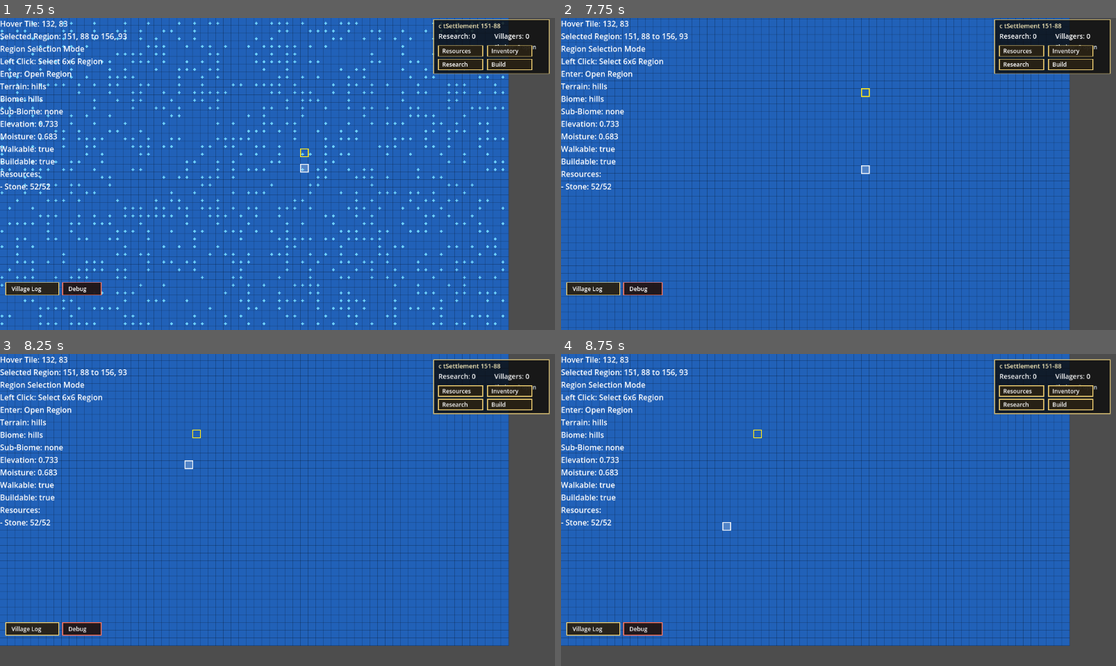
Above: before the commit, frames 1-4 (two rows, left to right).
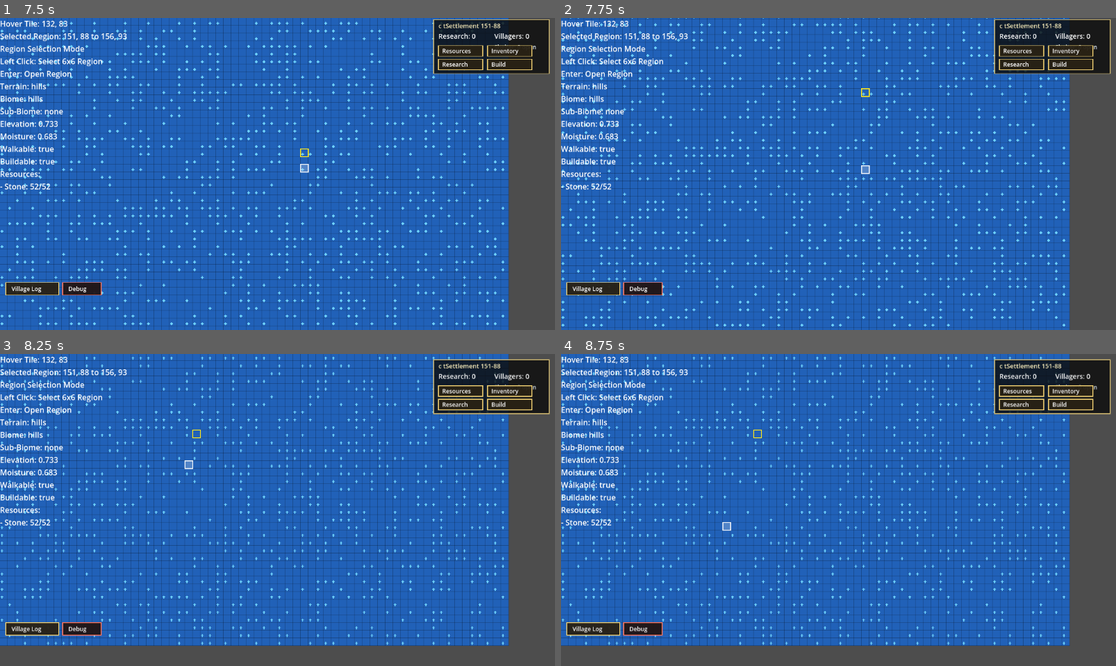
Above: after the commit, the same moments.

Repository: Shaladar79/era-span-sim
Game: Godot game, scene res://scenes/main/Main.tscn
Two runs of this game, one before a commit and one after it. Both use one fixed random seed, a clock stepped at 60 frames per second and the inputs below.
Inputs (mouse positions are in pixels of both pictures, inside the frame that each line leads up to):
- Up to frame 1 (7.5 s): click "New Game" at 0.5 s; click "Confirm World" at 1.25 s; tap Enter at 2, 5, 7.25 s; move the mouse to (399, 158) at 2.02 s; hold Right (ui_right) 2.03-2.75 s; tap T at 2.1, 3.8, 5.3 s; click (399, 158) at 2.17 s; tap Space at 2.27, 3.5, 5.27, 6.5 s; drag from (166, 189) to (249, 236) at 2.77 s; move the mouse to (333, 105) at 3.52 s; hold Right (ui_right) 3.53-4.25 s; tap R at 3.6 s; drag from (249, 236) to (111, 127) at 4.27 s; move the mouse to (444, 220) at 5.02 s; hold Left (ui_left) 5.03-5.75 s; tap C at 5.1 s; click "Start Region" at 5.75 s; drag from (111, 127) to (194, 96) at 6.52 s; move the mouse to (305, 174) at 7.27 s; hold Down (ui_down) from 7.28 s (still down); tap Keypad Enter at 7.35 s; click (305, 174) at 7.42 s
- Up to frame 2 (7.75 s): keep holding Down (ui_down); tap T at 7.55 s
- Up to frame 3 (8.25 s): release Down (ui_down) at 8 s; drag from (194, 432) to (166, 525) at 8.02 s
- Up to frame 4 (8.75 s): no input

Frame 1 is identical in both runs. In frame 2, 3.2% of the frame differs, in the area x 0-91%, y 0-99%; in frame 3, 2.5%; in frame 4, 2.5%.

Commit message:
Add torch protection light source hooks

Diff:
--- a/scripts/region/region.gd
+++ b/scripts/region/region.gd
@@ -413,6 +413,11 @@
             "building_instance_id": int(building_data.get("instance_id", 0))
         })
 
+    var villager_sources: Array = villager_manager.get_villager_protection_light_sources()
+
+    for source_index in range(villager_sources.size()):
+        protection_sources.append(villager_sources[source_index])
+
     return protection_sources
 
 
@@ -570,6 +575,13 @@
 
 
 func _unhandled_input(event: InputEvent) -> void:
+    if event is InputEventKey:
+        var key_event := event as InputEventKey
+
+        if key_event.pressed and not key_event.echo and key_event.keycode == KEY_T:
+            debug_give_torch_to_first_living_villager()
+            return
+
     input_controller.handle_unhandled_input(event)
 
 
@@ -2236,6 +2248,7 @@
         REGION_TILE_SIZE,
         show_resource_markers,
         show_campfire_radius,
+        get_active_protection_light_sources(),
         building_manager,
         villager_manager,
         wild_animal_manager.get_active_animals(),
@@ -2760,3 +2773,11 @@
         and tile_position.x < REGION_WIDTH
         and tile_position.y < REGION_HEIGHT
     )
+
+func debug_give_torch_to_first_living_villager() -> void:
+    var message: String = villager_manager.debug_give_torch_to_first_living_villager()
+
+    if message != "":
+        add_village_log_message(message)
+
+    queue_redraw()
--- a/scripts/region/region_renderer.gd
+++ b/scripts/region/region_renderer.gd
@@ -41,6 +41,7 @@
     region_tile_size: int,
     show_resource_markers: bool,
     show_campfire_radius: bool,
+    protection_light_sources: Array,
     building_manager: RegionBuildingManager,
     villager_manager: VillagerManager,
     wild_animals: Array,
@@ -78,9 +79,9 @@
         )
 
     if show_campfire_radius:
-        draw_protection_light_radius_markers(
-        canvas,
-        building_manager,
+     draw_protection_light_radius_markers(
+        canvas,
+        protection_light_sources,
         region_tile_size
     )
 
@@ -321,65 +322,59 @@
 
 func draw_protection_light_radius_markers(
     canvas: CanvasItem,
-    building_manager: RegionBuildingManager,
-    region_tile_size: int
-) -> void:
-    var manager_buildings: Array = building_manager.get_buildings()
-
-    for building_index in range(manager_buildings.size()):
-        var building_variant: Variant = manager_buildings[building_index]
-
-        if typeof(building_variant) != TYPE_DICTIONARY:
+    protection_light_sources: Array,
+    region_tile_size: int
+) -> void:
+    for source_index in range(protection_light_sources.size()):
+        var source_variant: Variant = protection_light_sources[source_index]
+
+        if typeof(source_variant) != TYPE_DICTIONARY:
             continue
 
-        var building_data: Dictionary = building_variant
-        var building_id: String = str(building_data.get("id", ""))
-
-        if not ProtectionLightData.is_protection_light_building(building_id):
-            continue
-
-        if not building_manager.is_protection_light_building_lit(building_data):
-            continue
+        var source_data: Dictionary = source_variant
 
         draw_protection_light_radius_marker(
             canvas,
-            building_data,
+            source_data,
             region_tile_size
         )
 
 func draw_protection_light_radius_marker(
     canvas: CanvasItem,
-    building_data: Dictionary,
-    region_tile_size: int
-) -> void:
-    var building_id: String = str(building_data.get("id", ""))
-    var tile_x: int = int(building_data.get("x", 0))
-    var tile_y: int = int(building_data.get("y", 0))
-    var width: int = int(building_data.get("width", 2))
-    var height: int = int(building_data.get("height", 2))
-
-    var base_radius: int = int(building_data.get("campfire_radius", RegionBuildingData.CAMPFIRE_BUILD_RADIUS))
-    var radius_scale: float = ProtectionLightData.get_radius_scale_for_building(building_id)
+    source_data: Dictionary,
+    region_tile_size: int
+) -> void:
+    var source_tile: Vector2i = source_data.get("tile", Vector2i(-1, -1))
+
+    if source_tile.x < 0 or source_tile.y < 0:
+        return
+
+    var radius_scale: float = max(0.0, float(source_data.get("radius_scale", 1.0)))
+
+    if radius_scale <= 0.0:
+        return
+
+    var base_radius: int = RegionBuildingData.CAMPFIRE_BUILD_RADIUS
     var scaled_radius: float = float(base_radius) * radius_scale
 
-    var center_tile := Vector2(
-        float(tile_x) + float(width) / 2.0,
-        float(tile_y) + float(height) / 2.0
-    )
-
     var center_world := Vector2(
-        center_tile.x * region_tile_size,
-        center_tile.y * region_tile_size
+        float(source_tile.x) * float(region_tile_size) + float(region_tile_size) / 2.0,
+        float(source_tile.y) * float(region_tile_size) + float(region_tile_size) / 2.0
     )
 
     var radius_pixels: float = scaled_radius * float(region_tile_size)
+    var source_id: String = str(source_data.get("source_id", ""))
 
     var fill_color := Color(1.0, 0.55, 0.12, 0.12)
     var outline_color := Color(1.0, 0.65, 0.20, 0.85)
 
-    if building_id == RegionBuildingData.BUILDING_BONFIRE:
+    if source_id == ProtectionLightData.SOURCE_BONFIRE:
         fill_color = Color(1.0, 0.30, 0.08, 0.10)
         outline_color = Color(1.0, 0.42, 0.12, 0.92)
+
+    elif source_id == ProtectionLightData.SOURCE_TORCH:
+        fill_color = Color(1.0, 0.92, 0.25, 0.10)
+        outline_color = Color(1.0, 0.92, 0.35, 0.90)
 
     canvas.draw_circle(
         center_world,
--- a/scripts/region/villager_manager.gd
+++ b/scripts/region/villager_manager.gd
@@ -1096,6 +1096,100 @@
 
 func get_villagers() -> Array:
     return villagers
+
+func villager_has_belonging(
+    villager_data: Dictionary,
+    item_id: String
+) -> bool:
+    if item_id == "":
+        return false
+
+    var belongings: Array = villager_data.get("belongings", [])
+
+    for belonging_index in range(belongings.size()):
+        var belonging_variant: Variant = belongings[belonging_index]
+
+        if typeof(belonging_variant) == TYPE_STRING:
+            if str(belonging_variant) == item_id:
+                return true
+
+        elif typeof(belonging_variant) == TYPE_DICTIONARY:
+            var belonging_data: Dictionary = belonging_variant
+            var belonging_id: String = str(belonging_data.get("id", belonging_data.get("item_id", "")))
+
+            if belonging_id == item_id:
+                return true
+
+    return false
+
+
+func get_villager_protection_light_sources() -> Array:
+    var protection_sources: Array = []
+
+    for villager_index in range(villagers.size()):
+        var villager_variant: Variant = villagers[villager_index]
+
+        if typeof(villager_variant) != TYPE_DICTIONARY:
+            continue
+
+        var villager_data: Dictionary = villager_variant
+
+        if str(villager_data.get("health_state", HEALTH_STATE_HEALTHY)) == HEALTH_STATE_DEAD:
+            continue
+
+        if not villager_has_belonging(villager_data, ProtectionLightData.SOURCE_TORCH):
+            continue
+
+        var villager_tile: Vector2i = villager_data.get("tile", Vector2i(-1, -1))
+
+        if not is_tile_in_bounds(villager_tile):
+            continue
+
+        protection_sources.append({
+            "tile": villager_tile,
+            "radius_scale": ProtectionLightData.TORCH_RADIUS_SCALE,
+            "source_id": ProtectionLightData.SOURCE_TORCH,
+            "source_type": ProtectionLightData.SOURCE_TYPE_BELONGING,
+            "villager_id": int(villager_data.get("id", 0)),
+            "villager_name": str(villager_data.get("name", "Villager"))
+        })
+
+    return protection_sources
+
+
+func debug_give_torch_to_first_living_villager() -> String:
+    for villager_index in range(villagers.size()):
+        var villager_variant: Variant = villagers[villager_index]
+
+        if typeof(villager_variant) != TYPE_DICTIONARY:
+            continue
+
+        var villager_data: Dictionary = villager_variant
+
+        if str(villager_data.get("health_state", HEALTH_STATE_HEALTHY)) == HEALTH_STATE_DEAD:
+            continue
+
+        if villager_has_belonging(villager_data, ProtectionLightData.SOURCE_TORCH):
+            return str(villager_data.get("name", "Villager")) + " already has a Torch."
+
+        var belongings: Array = villager_data.get("belongings", [])
+        var max_belongings: int = int(villager_data.get("max_belongings", get_current_max_belongings()))
+
+        if belongings.size() >= max_belongings:
+            return str(villager_data.get("name", "Villager")) + " has no open belonging slot for a Torch."
+
+        belongings.append({
+            "id": ProtectionLightData.SOURCE_TORCH,
+            "name": "Torch",
+            "type": "belonging"
+        })
+
+        villager_data["belongings"] = belongings
+        villagers[villager_index] = villager_data
+
+        return str(villager_data.get("name", "Villager")) + " received a Torch."
+
+    return "No living villager available for Torch."
 
 
 func get_villager_data_by_id(villager_id: int) -> Dictionary:
